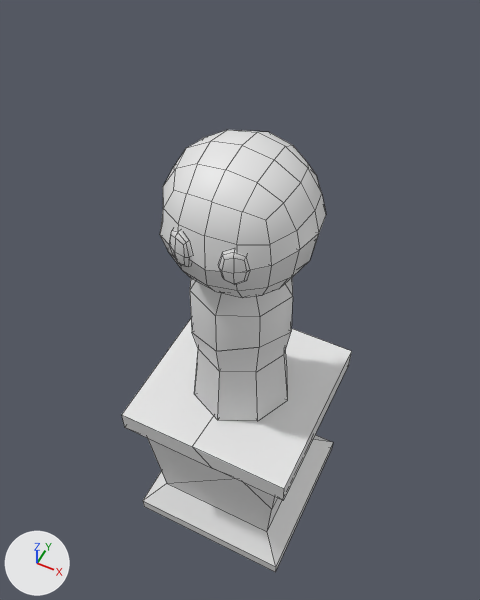
What one commit did to the FBX model ChaosandDeduction/Assets/Blake/Statue/StatueAnim_1.fbx.
Both versions are drawn from a 50 mm camera at (1.39, -2.8, 6.16) aimed at (-0.16, 0.3, 2.28). Arrows for +X, +Y and +Z are at lower left; the lights stay in place. Mesh edges are drawn as thin lines.

Before the edit, the objects in view are built like this:
```python
me_mesh_008 = bpy.data.meshes.new('Mesh.008')
me_mesh_008.from_pydata(...)  # 88 vertices, 96 faces; spans x -0.507..0.506, y -0.487..0.52, z 2.438..3.512
me_mesh_008.materials.append(mat_checker)  # its picture is missing
me_mesh_010 = bpy.data.meshes.new('Mesh.010')
me_mesh_010.from_pydata(...)  # 18 vertices, 20 faces; spans x 0.0..0.414, y -0.408..0.42, z 1.657..2.569
me_mesh_010.materials.append(mat_checker)  # its picture is missing
me_mesh_140 = bpy.data.meshes.new('Mesh.140')
me_mesh_140.from_pydata(...)  # 14 vertices, 13 faces; spans x -0.065..0.699, y -0.699..0.699, z 0.895..1.656
me_mesh_140.materials.append(mat_checker)  # its picture is missing
ob_body_l = bpy.data.objects.new('Body_L', me_mesh_010)
ob_body_l.location = (0.0, 0.0, 0.0)
ob_statuebasepiece = bpy.data.objects.new('StatueBasePiece', me_mesh_140)
ob_statuebasepiece.location = (0.0, 0.0, 0.0)
ob_torso = bpy.data.objects.new('Torso', me_mesh_008)
ob_torso.location = (0.0, 0.0, 0.0)
# also in view: 'Eye_L' at (0.17, -0.44, 3.46); 'TopOfHead' at (0.0, 0.02, 3.66); 'Body_R' at (-0.21, 0.01, 2.1); 'StatueBase' at (0.0, 0.0, 0.83)
```
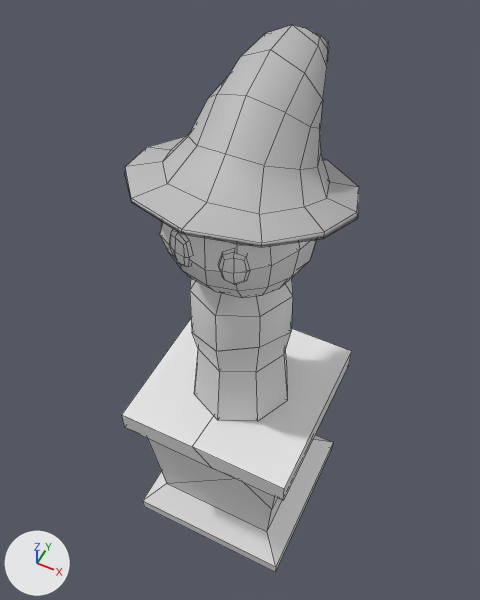
Commit message: Fixed Statue

Changed parts and their boxes [x1, y1, x2, y2] in the pictures (480 x 600 px):
'WitchHat_LowPoly.001', added
    after: [125, 25, 359, 247]
'TopOfHead', unchanged, covered by the edit
    before: [160, 130, 326, 271]
    after: [160, 222, 309, 271]

The change, as a list of edits to the scene's bpy script:
```text
Add mat_lambert1_001:
    mat_lambert1_001 = principled_material('lambert1.001')
    mat_lambert1_001.base_color = (0.5, 0.5, 0.5)  # grey #bcbcbc
    mat_lambert1_001.roughness = 0.553
Add me_mesh_014:
    me_mesh_014.from_pydata(...)  # 115 vertices, 118 faces; spans x -0.71..0.71, y -0.68..1.2, z 3.46..4.37
    me_mesh_014.materials.append(mat_lambert1_001)  # grey #bcbcbc
Add ob_witchhat_lowpoly_001:
    ob_witchhat_lowpoly_001 = bpy.data.objects.new('WitchHat_LowPoly.001', me_mesh_014)
    ob_witchhat_lowpoly_001.location = (0.0, 0.0, 0.0)
```
